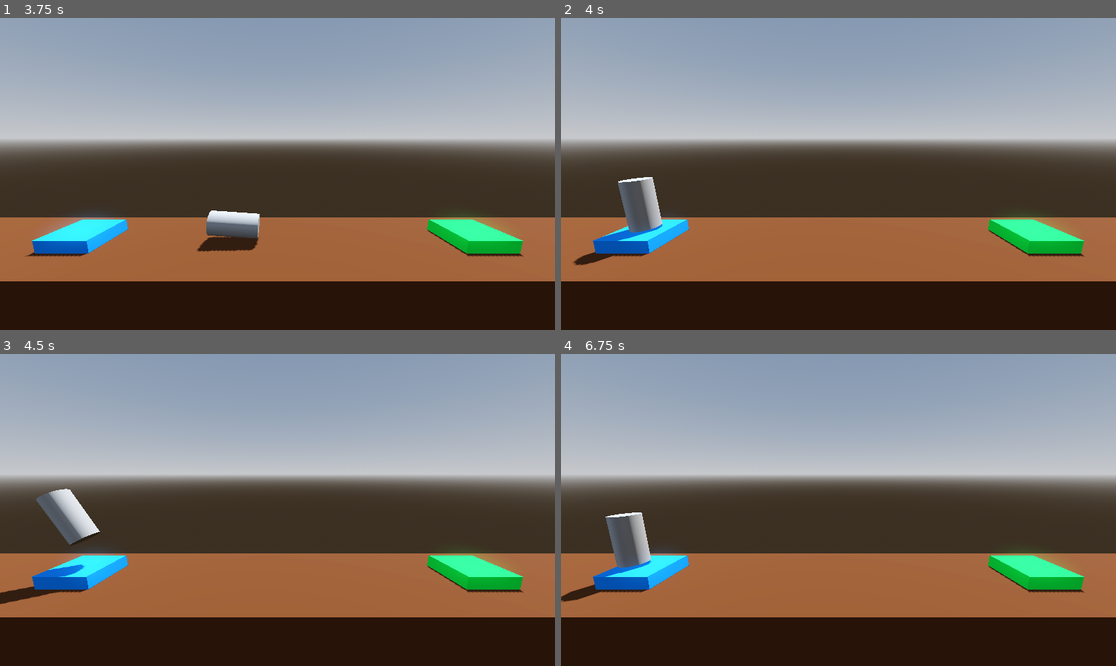
Above: before the commit, frames 1-4 (two rows, left to right).
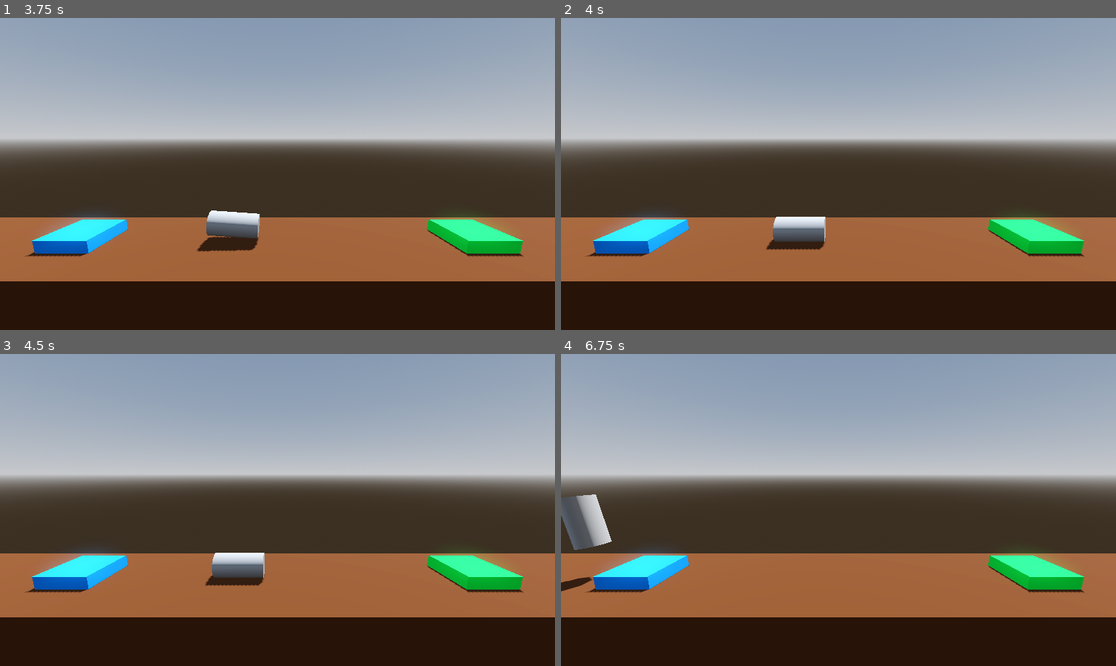
Above: after the commit, the same moments.

Repository: g-whittington/RocketScience
Game: Godot game, scene res://Level/level.tscn
Two runs of this game, one before a commit and one after it. Both use one fixed random seed, a clock stepped at 60 frames per second and the inputs below.
Inputs:
- Up to frame 1 (3.75 s): tap Enter at 0.5 s; hold D (rotate_right) 0.53-1.28 s; hold Space (boost) 0.53-1.28 s; hold A (rotate_left) 1.28-2.03 s; tap Space (boost) at 1.35, 2.85 s; hold Space (boost) 2.03-2.78 s; hold D (rotate_right) 2.03-3.53 s; hold A (rotate_left) from 3.53 s (still down); hold Space (boost) from 3.53 s (still down)
- Up to frame 2 (4 s): keep holding A (rotate_left); keep holding Space (boost)
- Up to frame 3 (4.5 s): keep holding A (rotate_left); release Space (boost) at 4.28 s; tap Space (boost) at 4.35 s
- Up to frame 4 (6.75 s): hold Space (boost) 5.03-5.78 s; release A (rotate_left) at 5.78 s; hold D (rotate_right) from 5.78 s (still down); tap Space (boost) at 5.85 s; hold Space (boost) from 6.53 s (still down)

Frame 1 is identical in both runs. In frame 2, 2.4% of the frame differs, in the area x 2-48%, y 51-80%; in frame 3, 2.6%; in frame 4, 2.7%, in the area x 0-17%, y 44-80%.

Commit message:
Used tweens in the crash and level transition

Diff:
--- a/Level/level_3.tscn
+++ b/Level/level_3.tscn
@@ -44,7 +44,7 @@
 material = SubResource("StandardMaterial3D_c371j")
 
 [node name="Obstacle" type="CSGBox3D" parent="." groups=["Hazard"]]
-transform = Transform3D(-4.37114e-08, -1, 0, 1, -4.37114e-08, 0, 0, 0, 1, 0, 5, 0)
+transform = Transform3D(-4.37114e-08, -1, 0, 1, -4.37114e-08, 0, 0, 0, 1, 0, 6.72492, 0)
 use_collision = true
 size = Vector3(2, 10, 3)
 material = SubResource("StandardMaterial3D_rjurc")
--- a/Player.gd
+++ b/Player.gd
@@ -7,6 +7,8 @@
 @export_range(750, 3000) var flight_force: float = 1000.0
 ## How much horizonal force to apply when rotating
 @export var rotation_force: float = 100.0
+
+var is_transistioning: bool = false
 
 # called every frame. 'delta' is the elapsed time since the previous frame.
 func _process(delta: float) -> void:
@@ -25,19 +27,37 @@
 # using this as collision dection with the player
 # have to opt in to rigid body collsion like this in: Solver -> Contact Monitor
 func _on_body_entered(body: Node) -> void:
-	# way to win the game
-	if body.is_in_group("Goal"):
-		# landing pads will have this attribute
-		complete_level(body.file_path)
-	# die if touch floor
-	if body.is_in_group("Hazard"):
-		crash_sequence()
+	if !is_transistioning:
+		# way to win the game
+		if body.is_in_group("Goal"):
+			# landing pads will have this attribute
+			complete_level(body.file_path)
+		# die if touch floor
+		if body.is_in_group("Hazard"):
+			crash_sequence()
 
 # handle Player touching floor
 func crash_sequence() -> void:
-	# call_defered to not remove a CollisionObject node during a physics callback
-	get_tree().call_deferred("reload_current_scene")
+	print("KABOOM!!!")
+
+	# not allow the player to keep moving after death
+	set_process(false)
+
+	# use tweens for proper callback sequences
+	is_transistioning = true
+	var tween: Tween = create_tween()
+	tween.tween_interval(1.0)
+	tween.tween_callback(get_tree().reload_current_scene)
 
 # handle Plyaer touching landing pad
 func complete_level(next_level: String) -> void:
-	get_tree().call_deferred("change_scene_to_file", next_level)
+	print("You Win!")
+
+	# not allow the player to keep moving after death
+	set_process(false)
+
+	# use tweens for proper callback sequences
+	is_transistioning = true
+	var tween: Tween = create_tween()
+	tween.tween_interval(1.0)
+	tween.tween_callback(get_tree().change_scene_to_file.bind(next_level))
Not shown: 1 places in Level/level.tscn that only renumber resources
Not shown: 1 places in Level/level_2.tscn that only renumber resources
Not shown: 1 places in Level/level_3.tscn that only renumber resources
